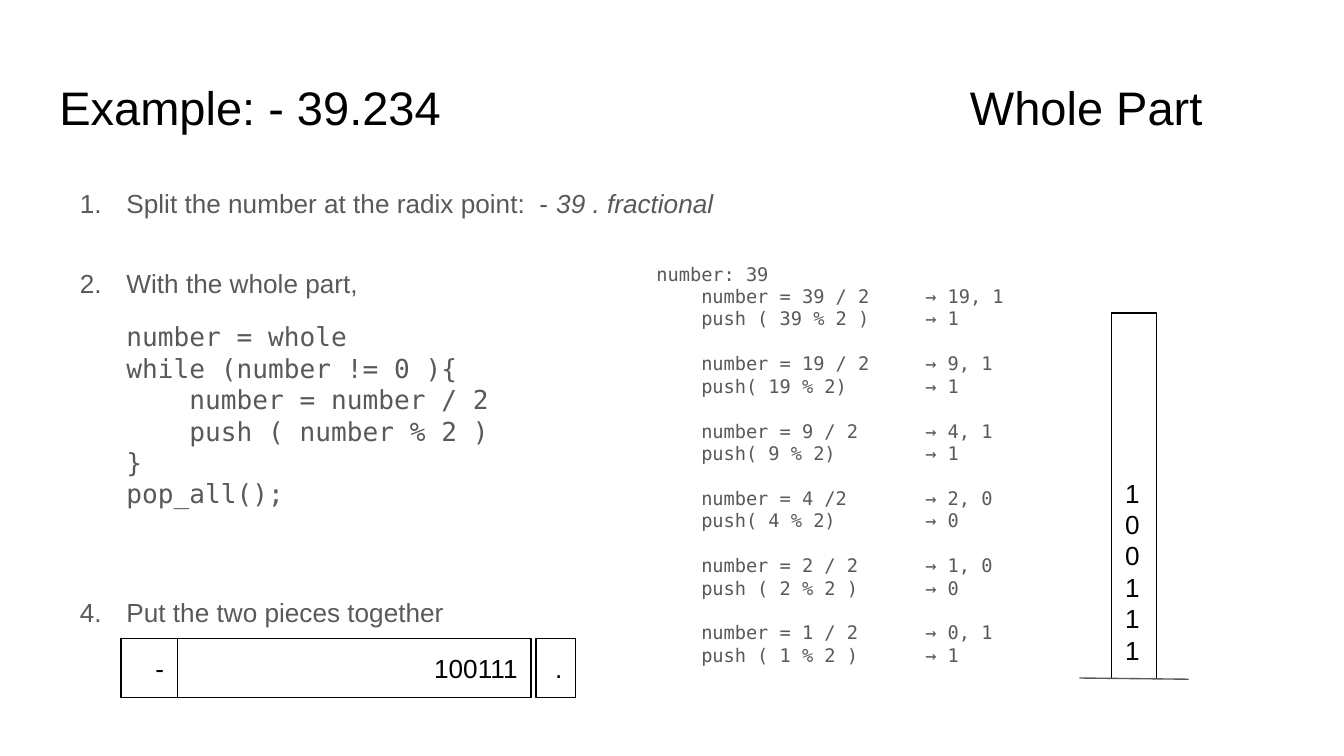
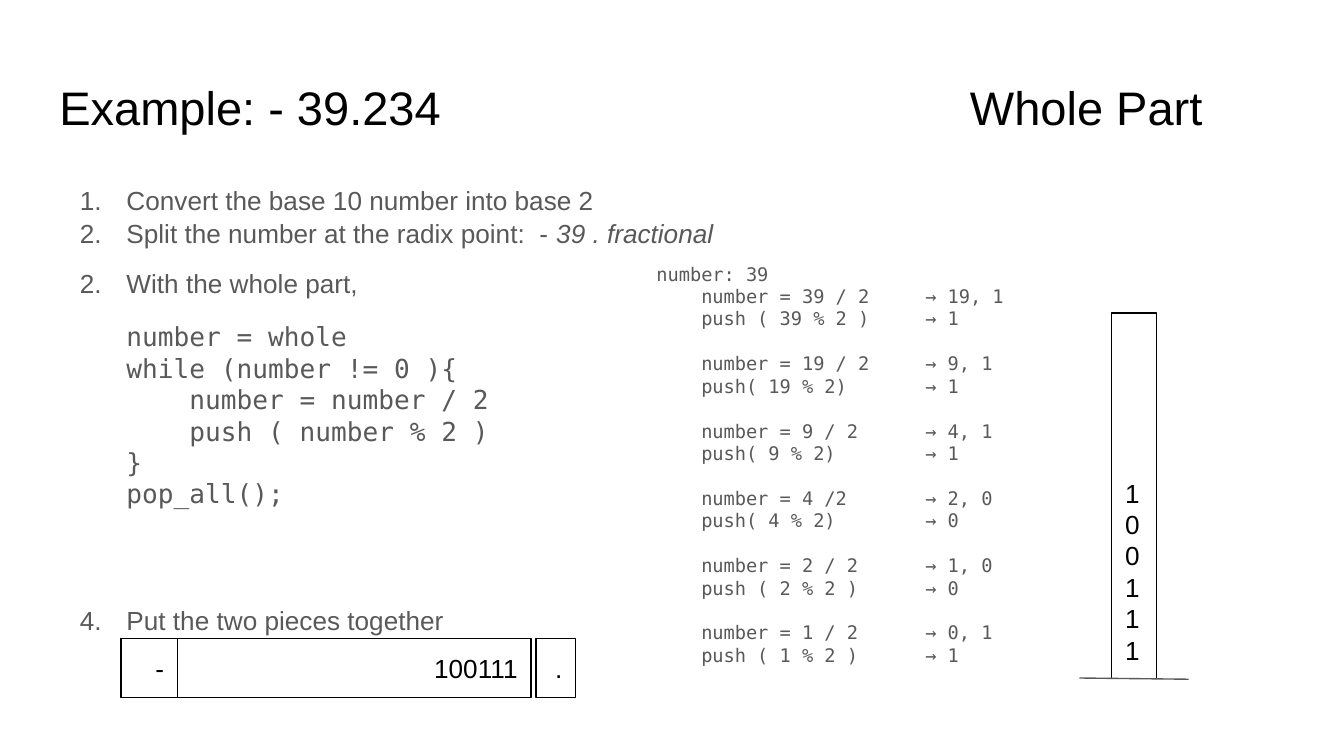
Before and after one commit to sgarcia0206/comp122-f23, a slide deck: slide 8 of format-encodings/slide_presentations/.hidden/conversion-between-bases.pptx. Drawn at 1344x756 pixels with LibreOffice and Linux fonts; fonts in the diff are those of the drawing. Boxes give left, top, right and bottom in pixels: in the first picture for what was removed or moved away, otherwise in the second. Text is boxed around its words. In the diff, an @@ line names an element or a change of style, - is before the commit and + after.

```diff
--- a/format-encodings/slide_presentations/.hidden/conversion-between-bases.pptx
+++ b/format-encodings/slide_presentations/.hidden/conversion-between-bases.pptx
@@ text at <box>80,191,572,243</box>: paragraph added @@
+1. Convert the base 10 number into base 2
@@ text at <box>126,224,713,636</box>: line spacing 1.15 to 1.05 @@
```
Also in this commit, not shown: 2 other slides changed, 1 other file.
